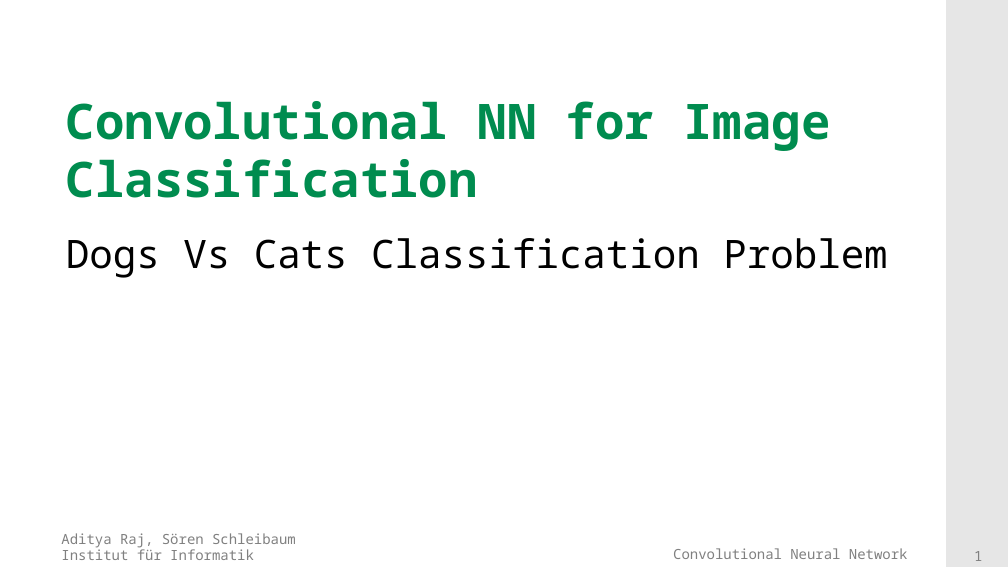
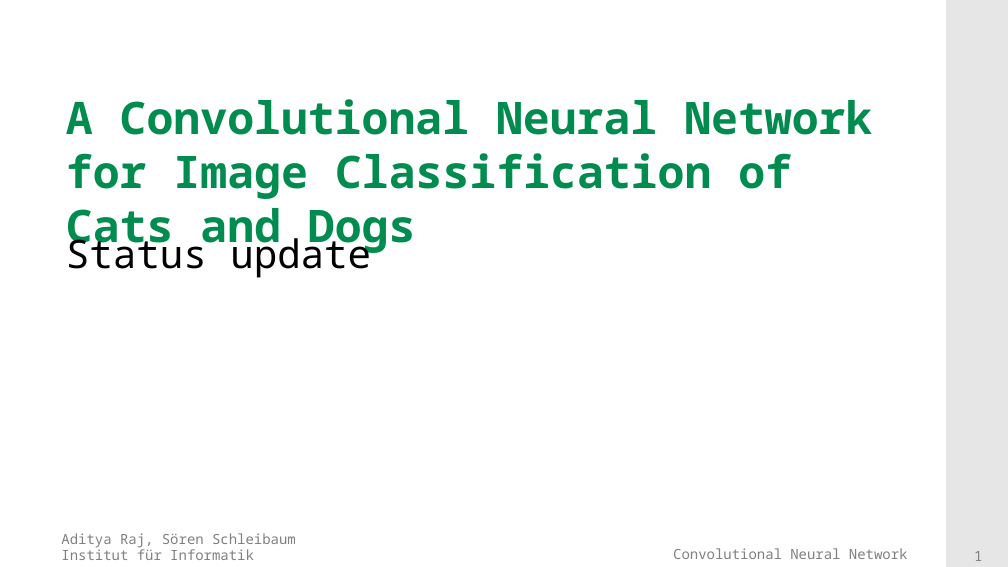
Before and after one commit to adityaraj52/ConvNet, a slide deck: slide 1 of PresentationsAndTalk/Presentation_final.pptx. Drawn at 1008x567 pixels with LibreOffice and Linux fonts; fonts in the diff are those of the drawing; background and template pictures are left out. Boxes give left, top, right and bottom in pixels: in the first picture for what was removed or moved away, otherwise in the second. Text is boxed around its words. In the diff, an @@ line names an element or a change of style, - is before the commit and + after.

```diff
--- a/PresentationsAndTalk/Presentation_final.pptx
+++ b/PresentationsAndTalk/Presentation_final.pptx
@@ title at (66, 99, 872, 254): text changed; size 35 to 32 pt @@
-Convolutional NN for Image Classification
+A Convolutional Neural Network for Image Classification of Cats and Dogs
@@ subtitle at (66, 231, 371, 278): text changed @@
-Dogs Vs Cats Classification Problem
+Status update
```
Also in this commit, not shown: 9 other slides changed, 23 slides added, 1 other file.
